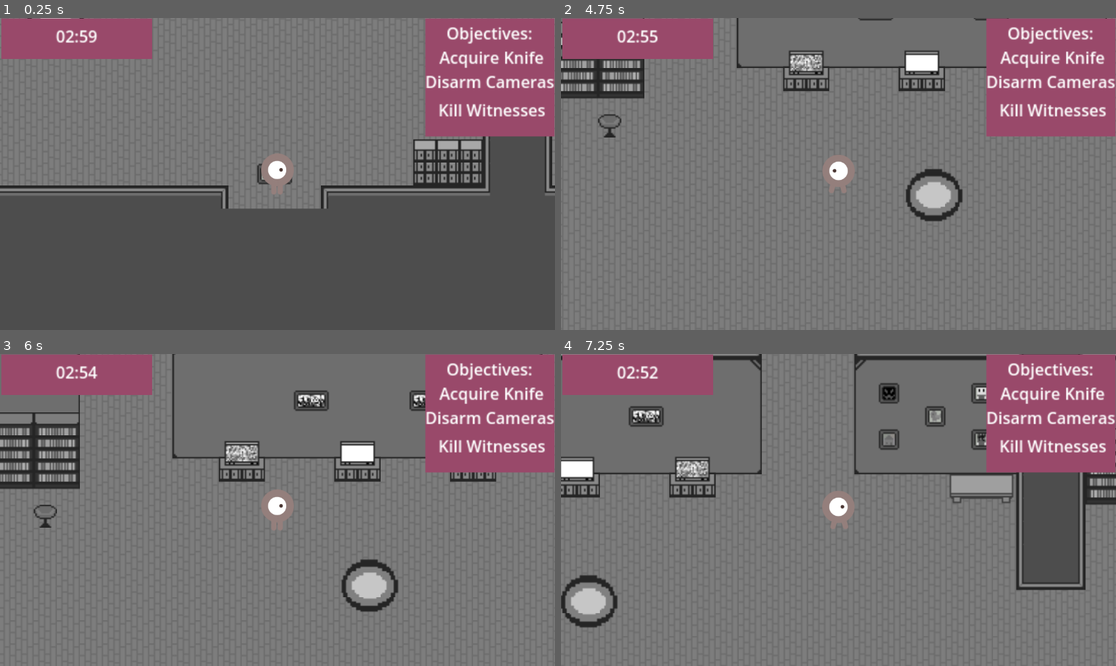
Above: before the commit, frames 1-4 (two rows, left to right).
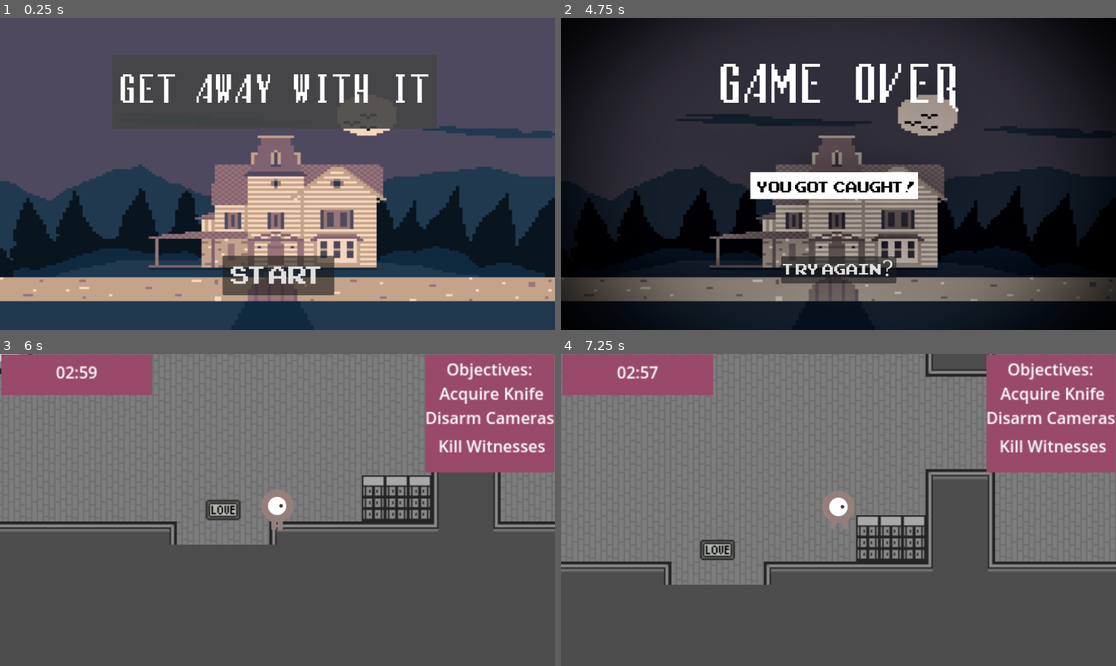
Above: after the commit, the same moments.

Repository: aryapsinha/murdergame
Game: Godot game, scene res://demo.tscn
Two runs of this game, one before a commit and one after it. Both use one fixed random seed, a clock stepped at 60 frames per second and the inputs below.
Inputs (mouse positions are in pixels of both pictures, inside the frame that each line leads up to):
- Up to frame 1 (0.25 s): no input
- Up to frame 2 (4.75 s): click (838, 270) at 0.5 s, where only the run after the commit has a clickable "Try Again?"; tap Enter at 1.25 s; hold R (disable) 1.28-2.03 s; hold Right (right) 1.28-2.78 s; tap Up (up) at 1.52, 1.55, 1.82, 2.1, 2.27, 2.57, 3.05, 3.77, 4.07 s; tap R (disable) at 2.3, 3.6 s; hold R (disable) 2.78-3.53 s; hold Left (left) from 2.78 s (still down); hold Up (up) from 4.28 s (still down)
- Up to frame 3 (6 s): tap E (kill) at 4.9 s; release Left (left) at 5 s; release Up (up) at 5 s; click (277, 606) at 5 s, where only the run after the commit has a clickable "Try Again?"; tap Space at 5.75 s; hold Right (right) from 5.78 s (still down); tap R (disable) at 5.85 s
- Up to frame 4 (7.25 s): keep holding Right (right); tap Up (up) at 6.02, 6.32, 6.8 s; hold R (disable) from 6.53 s (still down)

The runs differ from the first frame. In frame 1, 95% of the frame differs, in the area x 0-100%, y 0-100%; in frame 2, 93%; in frame 3, 52%; in frame 4, 44%.

Commit message:
Themes working, try again messy

Diff:
--- a/EndScreen.gd
+++ b/EndScreen.gd
@@ -4,11 +4,10 @@
 # Called when the node enters the scene tree for the first time.
 func _ready():
 	#$LabelVis/Label.show()
-	$ColorRect.hide()
-	$LabelVis/YouLose.hide()
-	$LabelVis/Reason.hide()
+	hide()
+
 	# Replace with function body.
-	print("read")
+	#print("read")
 	#$People.gameover.connect("_on_people_gameover")
 
 # Called every frame. 'delta' is the elapsed time since the previous frame.
@@ -18,9 +17,9 @@
 
 
 func _on_people_gameover():
-	print("okayok")
-	$LabelVis/YouLose.visible = true
-	$LabelVis/Reason.show()
-	$ColorRect.show()
+	#print("okayok")
+	get_tree().call_group("People", "reset")
+	get_tree().call_group("Camera", "reset")
+	show()
 	$HUDCam.make_current()
 	 # Replace with function body.
--- a/camera.gd
+++ b/camera.gd
@@ -25,7 +25,9 @@
 	$TamperWindow.start()
 
 
-
+func reset():
+	$AnimatedSprite2D.animation = "active"
+	hide()
 	#$AnimatedSprite2D.animation = "disabled" -- do this once i make a disabled animation
 	#hide()
 func _on_body_entered(body):
--- a/demo.gd
+++ b/demo.gd
@@ -15,11 +15,59 @@
 Vector2(1325, 235), Vector2(1395, 565), Vector2(1160, 650), Vector2(730, 485), Vector2(360, 560),
 Vector2(1045, 350), Vector2(950, 180), Vector2(500, 175)]# Called when the node enters the scene tree for the first time.
 func _ready():
+	$StartScreen.show()
+	$EndScreen.hide()
+	$Criminal.hide()
+	$Level0.hide()
 	 # Replace with function body.
 	#$SubViewportContainer/EndScreen/LabelVis/Label.show()
 	#$SubViewportContainer/EndScreen._on_people_gameover()
+
+# Called every frame. 'delta' is the elapsed time since the previous frame.
+func _process(delta):
+	timeLabel.text = "%02d:%02d" % three_min()
+	if(objectives == 3 and $Criminal.position == Vector2(936, 677)):
+		win()
+
+func three_min():
+	var time_left = timer.time_left
+	var minute = floor(time_left /60)
+	var second = int(time_left) % 60
+	return [minute, second]
+
+func win():
+	$WinScreen.show()
+
+func killed():
+	killcount = killcount + 1
+	print(killcount)
+	if(killcount == numPeople):
+		print("truth")
+		get_tree().call_group("MainChar", "killAll")
+func disabled():
+	disabcamera = disabcamera + 1
+	if(disabcamera == numCamera):
+		print("cameraTruth")
+		get_tree().call_group("MainChar", "disableAll")
+func _on_timer_timeout():
+	$Criminal.hide()
+	get_tree().call_group("HUD", "_on_people_gameover")
+
+func game_start():
+	$Criminal.show()
+	$WinScreen.hide()
+	$Level0.show()
+	$People/CollisionShape2D.set_deferred("disabled", false)
+	var white = Color(255, 255, 255, 1)
+	$Criminal/Notes/PeopleLabel.set("theme_override_colors/font_color", white)
+	$Criminal/Notes/KnifeLabel.set("theme_override_colors/font_color", white)
+	$Criminal/Notes/CameraLabel.set("theme_override_colors/font_color", white)
+	objectives = 0
+	killcount = 0
+	disabcamera = 0
 	timeLabel.show()
 	timer.start()
+	$Criminal.position = Vector2(936, 677)
 	$Criminal/AnimatedSprite2D.animation = "walk"
 	numPeople = randi() % 4 + 1
 	#print(numPeople)
@@ -44,28 +92,20 @@
 		add_child(camera_scene_copy)
 	$Weapon.position = objectPlaces.pick_random()
 	print(numCamera)
-# Called every frame. 'delta' is the elapsed time since the previous frame.
-func _process(delta):
-	timeLabel.text = "%02d:%02d" % three_min()
-
-func three_min():
-	var time_left = timer.time_left
-	var minute = floor(time_left /60)
-	var second = int(time_left) % 60
-	return [minute, second]
 
 
-func killed():
-	killcount = killcount + 1
-	print(killcount)
-	if(killcount == numPeople):
-		print("truth")
-		get_tree().call_group("MainChar", "killAll")
-func disabled():
-	disabcamera = disabcamera + 1
-	if(disabcamera == numCamera):
-		print("cameraTruth")
-		get_tree().call_group("MainChar", "disableAll")
-func _on_timer_timeout():
-	$Criminal.hide()
-	get_tree().call_group("HUD", "_on_people_gameover") # Replace with function body.
+func _on_start_pressed():
+	$StartScreen.hide()
+	game_start() # Replace with function body.
+
+
+func _on_try_again_pressed():
+	$EndScreen.hide()
+	game_start() # Replace with function body.
+
+
+func _on_play_again_pressed():
+	$WinScreen.hide()
+	get_tree().call_group("People", "reset")
+	get_tree().call_group("Camera", "reset")
+	game_start() # Replace with function body.
--- a/demo.tscn
+++ b/demo.tscn
@@ -7,7 +7,11 @@
 [ext_resource type="PackedScene" uid="uid://bghqydkdn1lro" path="res://camera.tscn" id="3_rj3pp"]
 [ext_resource type="PackedScene" uid="uid://d108c1aieg57l" path="res://people.tscn" id="5_naf7n"]
 [ext_resource type="Script" path="res://EndScreen.gd" id="6_emjmo"]
+[ext_resource type="Texture2D" uid="uid://f4qcwqr4nhfe" path="res://final_art/housebackground.png" id="7_2408w"]
 [ext_resource type="PackedScene" uid="uid://blttohs38nnv" path="res://weapon.tscn" id="7_vmmw6"]
+[ext_resource type="FontFile" uid="uid://c80ii00bbc471" path="res://fonts/lunchtime-doubly-so/lunchds.ttf" id="8_tji2t"]
+[ext_resource type="FontFile" uid="uid://4kqw3jm2qe35" path="res://fonts/arcadeclassic/ARCADECLASSIC.TTF" id="9_b0xsh"]
+[ext_resource type="Texture2D" uid="uid://qdxxwgq37ose" path="res://final_art/endscreenhouse.png" id="11_o8wqq"]
 
 [sub_resource type="TileSetAtlasSource" id="TileSetAtlasSource_ujuwj"]
 texture = ExtResource("1_4dseu")
@@ -2368,30 +2372,140 @@
 layer_1/z_index = 1
 layer_1/tile_data = PackedInt32Array(2687033, 196608, 4, 2687034, 262144, 4, 1835099, 851968, 11, 1900635, 851968, 12,  …(5471 unchanged characters)…
 
+[node name="WinScreen" type="CanvasLayer" parent="."]
+
+[node name="GotAway" type="Label" parent="WinScreen"]
+top_level = true
+visibility_layer = 512
+z_index = 4
+anchors_preset = 5
+anchor_left = 0.5
+anchor_right = 0.5
+offset_left = -298.0
+offset_top = 94.0
+offset_right = 303.0
+offset_bottom = 231.0
+grow_horizontal = 2
+theme_override_colors/font_color = Color(1, 1, 1, 1)
+theme_override_fonts/font = ExtResource("8_tji2t")
+theme_override_font_sizes/font_size = 80
+text = "YOU GOT AWAY WITH IT!"
+horizontal_alignment = 1
+autowrap_mode = 2
+
+[node name="TextureRect" type="TextureRect" parent="WinScreen"]
+anchors_preset = 15
+anchor_right = 1.0
+anchor_bottom = 1.0
+grow_horizontal = 2
+grow_vertical = 2
+texture = ExtResource("11_o8wqq")
+
+[node name="PlayAgain" type="Button" parent="WinScreen"]
+offset_left = 457.0
+offset_top = 495.0
+offset_right = 696.0
+offset_bottom = 551.0
+theme_override_fonts/font = ExtResource("9_b0xsh")
+theme_override_font_sizes/font_size = 45
+text = "Try Again?"
+
+[node name="StartScreen" type="CanvasLayer" parent="."]
+visible = false
+
+[node name="TextureRect" type="TextureRect" parent="StartScreen"]
+anchors_preset = 15
+anchor_right = 1.0
+anchor_bottom = 1.0
+grow_horizontal = 2
+grow_vertical = 2
+texture = ExtResource("7_2408w")
+
+[node name="ColorRect" type="ColorRect" parent="StartScreen"]
+anchors_preset = 5
+anchor_left = 0.5
+anchor_right = 0.5
+offset_left = -343.0
+offset_top = 77.0
+offset_right = 331.0
+offset_bottom = 230.0
+grow_horizontal = 2
+color = Color(0.266667, 0.266667, 0.266667, 0.898039)
+
+[node name="Title" type="Label" parent="StartScreen/ColorRect"]
+layout_mode = 1
+anchors_preset = 8
+anchor_left = 0.5
+anchor_top = 0.5
+anchor_right = 0.5
+anchor_bottom = 0.5
+offset_left = -71.5
+offset_top = -13.0
+offset_right = 71.5
+offset_bottom = 13.0
+grow_horizontal = 2
+grow_vertical = 2
+theme_override_fonts/font = ExtResource("8_tji2t")
+theme_override_font_sizes/font_size = 72
+text = "GET AWAY WITH IT"
+horizontal_alignment = 1
+
+[node name="Start" type="Button" parent="StartScreen"]
+anchors_preset = 8
+anchor_left = 0.5
+anchor_top = 0.5
+anchor_right = 0.5
+anchor_bottom = 0.5
+offset_left = -114.0
+offset_top = 175.0
+offset_right = 118.0
+offset_bottom = 247.0
+grow_horizontal = 2
+grow_vertical = 2
+theme_override_fonts/font = ExtResource("9_b0xsh")
+theme_override_font_sizes/font_size = 72
+text = "START"
+
 [node name="EndScreen" type="CanvasLayer" parent="." groups=["HUD"]]
 layer = 3
 visible = false
 script = ExtResource("6_emjmo")
 
+[node name="TextureRect" type="TextureRect" parent="EndScreen"]
+anchors_preset = 15
+anchor_right = 1.0
+anchor_bottom = 1.0
+grow_horizontal = 2
+grow_vertical = 2
+texture = ExtResource("11_o8wqq")
+
 [node name="LabelVis" type="Node2D" parent="EndScreen"]
 position = Vector2(-2, 1)
 
-[node name="Reason" type="Label" parent="EndScreen/LabelVis"]
+[node name="ReasonColor" type="ColorRect" parent="EndScreen/LabelVis"]
+offset_left = 395.0
+offset_top = 319.0
+offset_right = 743.0
+offset_bottom = 375.0
+
+[node name="Reason" type="Label" parent="EndScreen/LabelVis/ReasonColor"]
 top_level = true
 z_index = 4
+layout_mode = 1
 anchors_preset = 7
 anchor_left = 0.5
 anchor_top = 1.0
 anchor_right = 0.5
 anchor_bottom = 1.0
-offset_left = -64.0
-offset_top = -373.0
-offset_right = 132.0
-offset_bottom = -314.0
+offset_left = -180.0
+offset_top = -320.0
+offset_right = 181.0
+offset_bottom = -261.0
 grow_horizontal = 2
 grow_vertical = 0
 theme_override_colors/font_color = Color(0, 0, 0, 1)
-theme_override_font_sizes/font_size = 30
+theme_override_fonts/font = ExtResource("9_b0xsh")
+theme_override_font_sizes/font_size = 45
 text = "You got caught!"
 horizontal_alignment = 1
 autowrap_mode = 2
@@ -2403,38 +2517,38 @@
 top_level = true
 visibility_layer = 512
 z_index = 4
-anchors_preset = -1
-anchor_left = 0.478
-anchor_top = 0.246
-anchor_right = 0.478
-anchor_bottom = 0.246
-offset_left = -242.656
-offset_top = -35.408
-offset_right = 358.344
-offset_bottom = 101.592
+anchors_preset = 5
+anchor_left = 0.5
+anchor_right = 0.5
+offset_left = -298.0
+offset_top = 94.0
+offset_right = 303.0
+offset_bottom = 231.0
 grow_horizontal = 2
-grow_vertical = 2
-theme_override_colors/font_color = Color(0, 0, 0, 1)
+theme_override_colors/font_color = Color(1, 1, 1, 1)
+theme_override_fonts/font = ExtResource("8_tji2t")
 theme_override_font_sizes/font_size = 100
-text = "Game Over"
+text = "GAME OVER"
 horizontal_alignment = 1
 autowrap_mode = 2
 
-[node name="ColorRect" type="ColorRect" parent="EndScreen"]
-anchors_preset = 15
-anchor_right = 1.0
-anchor_bottom = 1.0
-offset_top = 1.0
-offset_bottom = 1.0
-grow_horizontal = 2
-grow_vertical = 2
-color = Color(1, 0.332399, 0.44846, 1)
-
 [node name="HUDCam" type="Camera2D" parent="EndScreen"]
 position = Vector2(280, 168)
+
+[node name="TryAgain" type="Button" parent="EndScreen"]
+offset_left = 457.0
+offset_top = 495.0
+offset_right = 696.0
+offset_bottom = 551.0
+theme_override_fonts/font = ExtResource("9_b0xsh")
+theme_override_font_sizes/font_size = 45
+text = "Try Again?"
 
 [node name="Weapon" parent="." instance=ExtResource("7_vmmw6")]
 position = Vector2(1475, 470)
 scale = Vector2(0.15, 0.15)
 
 [connection signal="timeout" from="Criminal/Timer/Timer" to="." method="_on_timer_timeout"]
+[connection signal="pressed" from="WinScreen/PlayAgain" to="." method="_on_play_again_pressed"]
+[connection signal="pressed" from="StartScreen/Start" to="." method="_on_start_pressed"]
+[connection signal="pressed" from="EndScreen/TryAgain" to="." method="_on_try_again_pressed"]
--- a/people.gd
+++ b/people.gd
@@ -33,6 +33,9 @@
 		#emit game over signal
 		#Replace with function body.
 
+func reset():
+	hide()
+	attack = false
 
 
 func _on_body_exited(body):
Not shown: 1 places in demo.tscn that only renumber resources
Binary file added: final_art/endscreenhouse.png
Not shown, added: final_art/endscreenhouse.png.import
Binary file added: final_art/housebackground.png
Not shown, added: final_art/housebackground.png.import
Binary file added: fonts/arcadeclassic/ARCADECLASSIC.TTF
Not shown, added: fonts/arcadeclassic/ARCADECLASSIC.TTF.import
Not shown, added: fonts/arcadeclassic/pizzadudedotdk.txt
Not shown, added: fonts/lunchtime-doubly-so/license.txt
Binary file added: fonts/lunchtime-doubly-so/lunchds.ttf
Not shown, added: fonts/lunchtime-doubly-so/lunchds.ttf.import
Not shown, added: fonts/arcadeclassic.zip
(and 1 more such lines)
